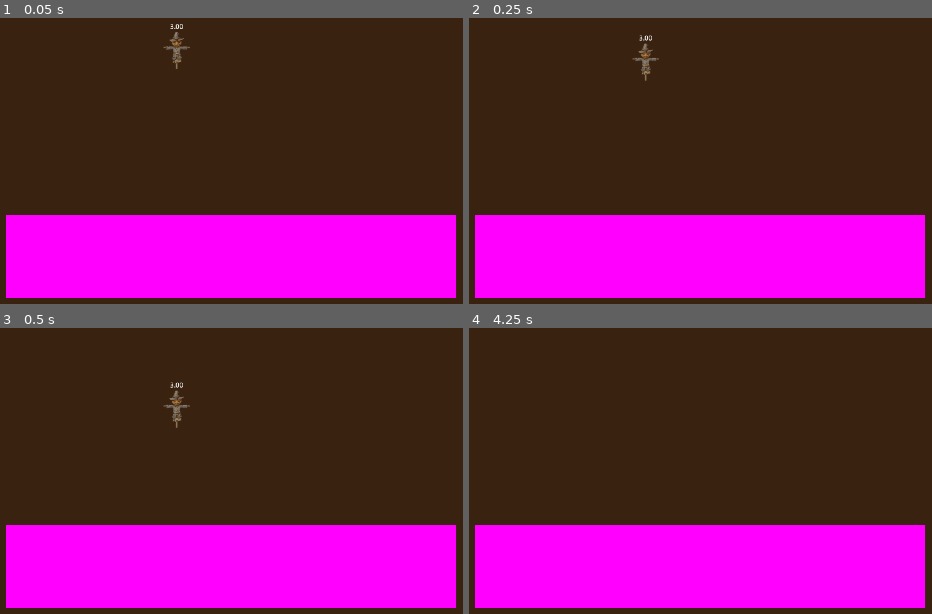
Above: before the commit, frames 1-4 (two rows, left to right).
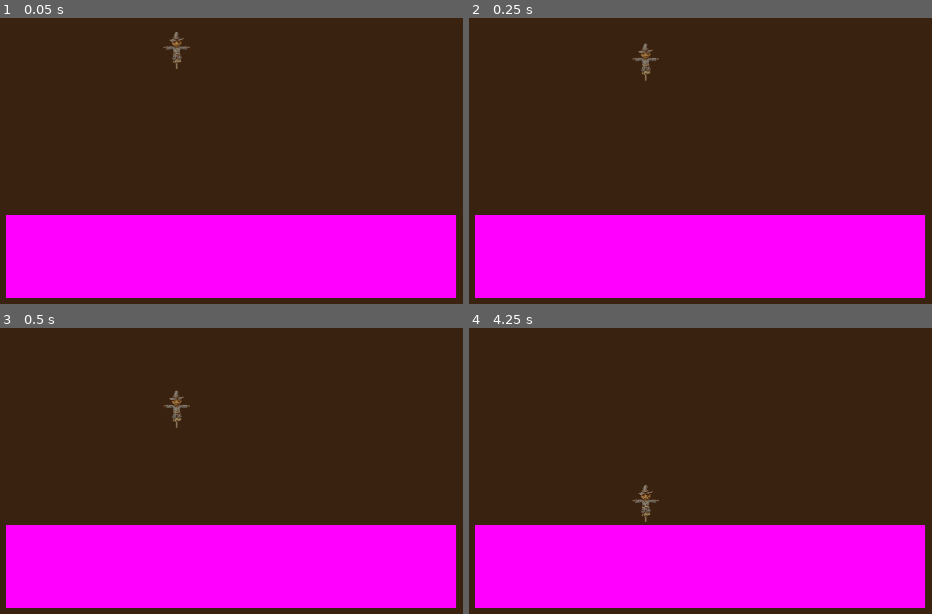
Above: after the commit, the same moments.

Repository: adudewithapc/piktiv-autumn-game-jam-2024
Game: Godot game, scene res://Scenes/Personal/Axel.tscn
Same seed, same stepped clock (60 frames per second), same inputs: the game is played once before the commit and once after it. This scene is started directly instead of the project's main scene. Sound files missing from this copy of the repository are replaced by a short silence.
Inputs:
- Up to frame 1 (0.05 s): no input
- Up to frame 2 (0.25 s): no input
- Up to frame 3 (0.5 s): no input
- Up to frame 4 (4.25 s): tap Enter (ui_accept) at 0.5, 0.77, 1.25, 1.52, 2, 2.75, 3.02, 3.5, 3.77 s

The runs differ from the first frame. In frame 1, less than 0.1% of the frame differs, in the area x 36-40%, y 2-4%; in frame 2, less than 0.1%; in frame 3, less than 0.1%; in frame 4, 0.2%, in the area x 35-42%, y 54-68%.

Commit message:
Removed death timer

Diff:
--- a/Scenes/Player.tscn
+++ b/Scenes/Player.tscn
@@ -35,17 +35,3 @@
 
 [node name="SpawnPosition" parent="." instance=ExtResource("4_r0ap4")]
 position = Vector2(0, 66)
-
-[node name="StandStillTimer" type="Timer" parent="."]
-wait_time = 3.0
-
-[node name="VisualTimer" type="Label" parent="."]
-z_index = 100
-offset_left = -20.0
-offset_top = -70.0
-offset_right = 20.0
-offset_bottom = -47.0
-text = "5.00"
-horizontal_alignment = 1
-
-[connection signal="timeout" from="StandStillTimer" to="." method="_on_stand_still_timer_timeout"]
--- a/Scripts/Player.gd
+++ b/Scripts/Player.gd
@@ -8,12 +8,11 @@
 
 @onready var ground_raycast := $GroundRaycast
 @onready var item_spawner := $SpawnPosition
-@onready var stand_still_timer := $StandStillTimer
-@onready var timer_text := $VisualTimer
+@onready var timer := $Timer
 
 var horizontal_velocity := 0.0
 
-func _process(delta: float) -> void:
+func _process(_delta: float) -> void:
 	if Input.is_action_just_pressed(input_prefix + "_jump"):
 		if is_on_ground():
 			jump()
@@ -22,7 +21,6 @@
 			jump()
 
 	update_horizontal_velocity()
-	update_timer()
 
 func _physics_process(delta: float) -> void:
 	move_and_collide(Vector2.RIGHT * horizontal_velocity * speed * delta)
@@ -50,18 +48,5 @@
 func is_moving() -> bool:
 	return abs(horizontal_velocity) + linear_velocity.length() > 0.1
 
-func update_timer():
-	if is_moving():
-		stand_still_timer.stop()
-		timer_text.text = str(stand_still_timer.wait_time).pad_decimals(2)
-	elif stand_still_timer.is_stopped():
-		stand_still_timer.start()
-
-	if not stand_still_timer.is_stopped():
-		update_timer_text()
-
-func update_timer_text():
-	timer_text.text = str(stand_still_timer.time_left).pad_decimals(2)
-
 func _on_stand_still_timer_timeout() -> void:
 	queue_free()
--- /dev/null
+++ b/Scripts/PlayerTimer.gd
@@ -0,0 +1,20 @@
+extends Node2D
+
+@onready var stand_still_timer := $StandStillTimer
+@onready var timer_bar := $ProgressBar
+@onready var timer_text := $TimerText
+
+func update_timer(is_player_moving: bool):
+	return
+	if is_player_moving:
+		stand_still_timer.stop()
+		timer_text.text = str(stand_still_timer.wait_time).pad_decimals(2)
+	elif stand_still_timer.is_stopped():
+		stand_still_timer.start()
+
+	if not stand_still_timer.is_stopped():
+		update_visuals()
+
+func update_visuals():
+	timer_text.text = str(stand_still_timer.time_left).pad_decimals(2)
+	timer_bar.value = stand_still_timer.time_left / stand_still_timer.wait_time
